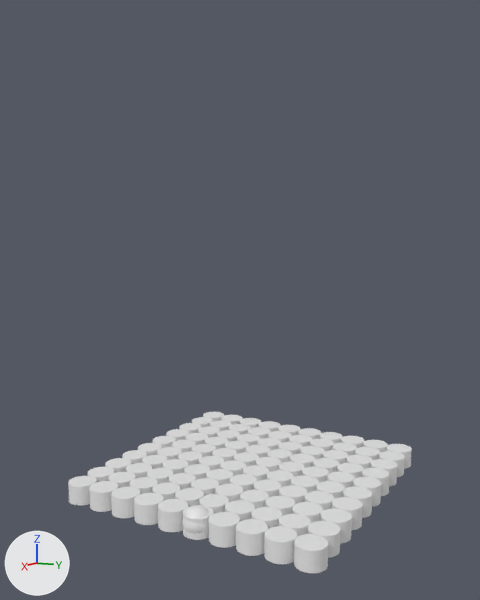
Renders of the Blender file blender_sim/main.blend from each side of a commit.
Rendered twice from a camera (50 mm lens) standing at (0.262, 0.1637, 0.1019) and looking at (0.0484, 0.042, 0.0677). Arrows for +X, +Y and +Z are at lower left; the lights stay in place.
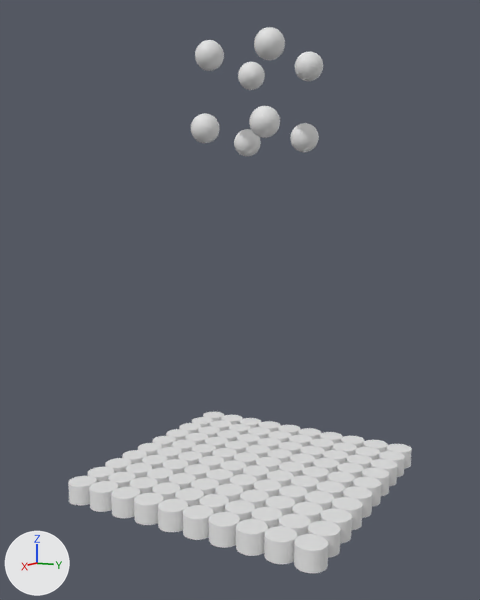
Changed parts and their boxes [x1, y1, x2, y2] in the pictures (480 x 600 px):
```json
{"object": "sphere_0", "change": "moved", "before": [182, 505, 209, 534], "after": [254, 27, 285, 60]}
{"object": "sphere_1", "change": "added", "after": [249, 106, 280, 138]}
{"object": "sphere_4", "change": "added", "after": [195, 40, 224, 71]}
{"object": "sphere_5", "change": "added", "after": [191, 113, 220, 143]}
{"object": "sphere_3", "change": "added", "after": [295, 51, 323, 81]}
{"object": "sphere_2", "change": "added", "after": [290, 123, 319, 152]}
{"object": "sphere_7", "change": "added", "after": [238, 62, 265, 90]}
{"object": "sphere_6", "change": "added", "after": [234, 129, 261, 156]}
```

Edits to the scene script, one JSON object a line:
```json
{"op": "add", "block": "me_sphere_027", "code": ["me_sphere_027 = bpy.data.meshes.new('Sphere.027')", "me_sphere_027.from_pydata(...)  # a UV sphere (32 segments, 16 rings, poles along z) spanning x -0.005..0.005, y -0.005..0.005, z -0.005..0.005"]}
{"op": "add", "block": "me_sphere_026", "code": ["me_sphere_026 = bpy.data.meshes.new('Sphere.026')", "me_sphere_026.from_pydata(...)  # a UV sphere (32 segments, 16 rings, poles along z) spanning x -0.005..0.005, y -0.005..0.005, z -0.005..0.005"]}
{"op": "add", "block": "me_sphere_025", "code": ["me_sphere_025 = bpy.data.meshes.new('Sphere.025')", "me_sphere_025.from_pydata(...)  # a UV sphere (32 segments, 16 rings, poles along z) spanning x -0.005..0.005, y -0.005..0.005, z -0.005..0.005"]}
{"op": "add", "block": "me_sphere_021", "code": ["me_sphere_021 = bpy.data.meshes.new('Sphere.021')", "me_sphere_021.from_pydata(...)  # a UV sphere (32 segments, 16 rings, poles along z) spanning x -0.005..0.005, y -0.005..0.005, z -0.005..0.005"]}
{"op": "set", "path": "ob_sphere_0.location", "old": "(0.0904, 0.05, 0.0004)", "new": "(0.0623, 0.0609, 0.1541)"}
{"op": "add", "block": "ob_sphere_7", "code": ["ob_sphere_7 = bpy.data.objects.new('sphere_7', me_sphere_027)", "ob_sphere_7.location = (0.0347, 0.0391, 0.1507)"]}
{"op": "add", "block": "ob_sphere_6", "code": ["ob_sphere_6 = bpy.data.objects.new('sphere_6', me_sphere_026)", "ob_sphere_6.location = (0.0377, 0.0391, 0.1259)"]}
{"op": "add", "block": "ob_sphere_5", "code": ["ob_sphere_5 = bpy.data.objects.new('sphere_5', me_sphere_025)", "ob_sphere_5.location = (0.0623, 0.0361, 0.1289)"]}
{"op": "add", "block": "ob_sphere_4", "code": ["ob_sphere_4 = bpy.data.objects.new('sphere_4', me_sphere_026.copy())", "ob_sphere_4.location = (0.0593, 0.0361, 0.1537)"]}
{"op": "add", "block": "ob_sphere_3", "code": ["ob_sphere_3 = bpy.data.objects.new('sphere_3', me_sphere_025.copy())", "ob_sphere_3.location = (0.0377, 0.0639, 0.1511)"]}
{"op": "add", "block": "ob_sphere_2", "code": ["ob_sphere_2 = bpy.data.objects.new('sphere_2', me_sphere_026.copy())", "ob_sphere_2.location = (0.0407, 0.0639, 0.1263)"]}
{"op": "add", "block": "ob_sphere_1", "code": ["ob_sphere_1 = bpy.data.objects.new('sphere_1', me_sphere_021)", "ob_sphere_1.location = (0.0653, 0.0609, 0.1293)"]}
```
